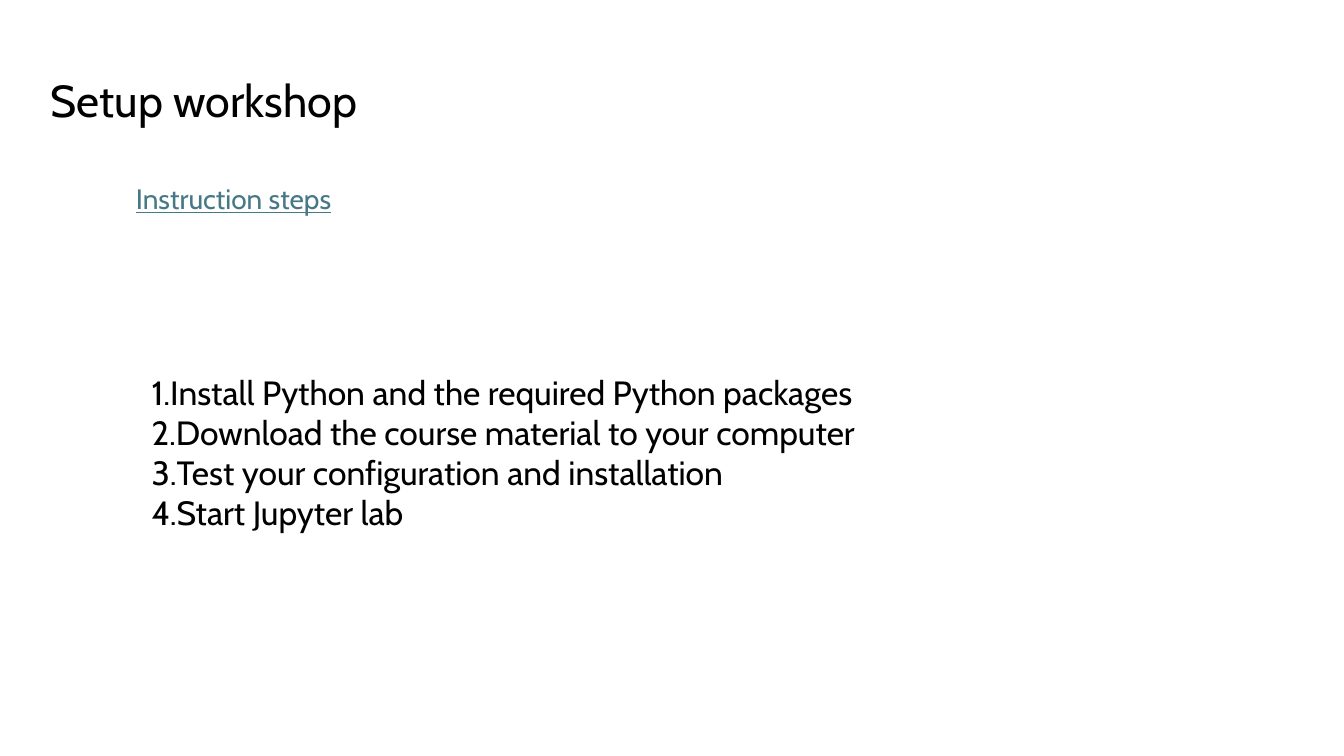
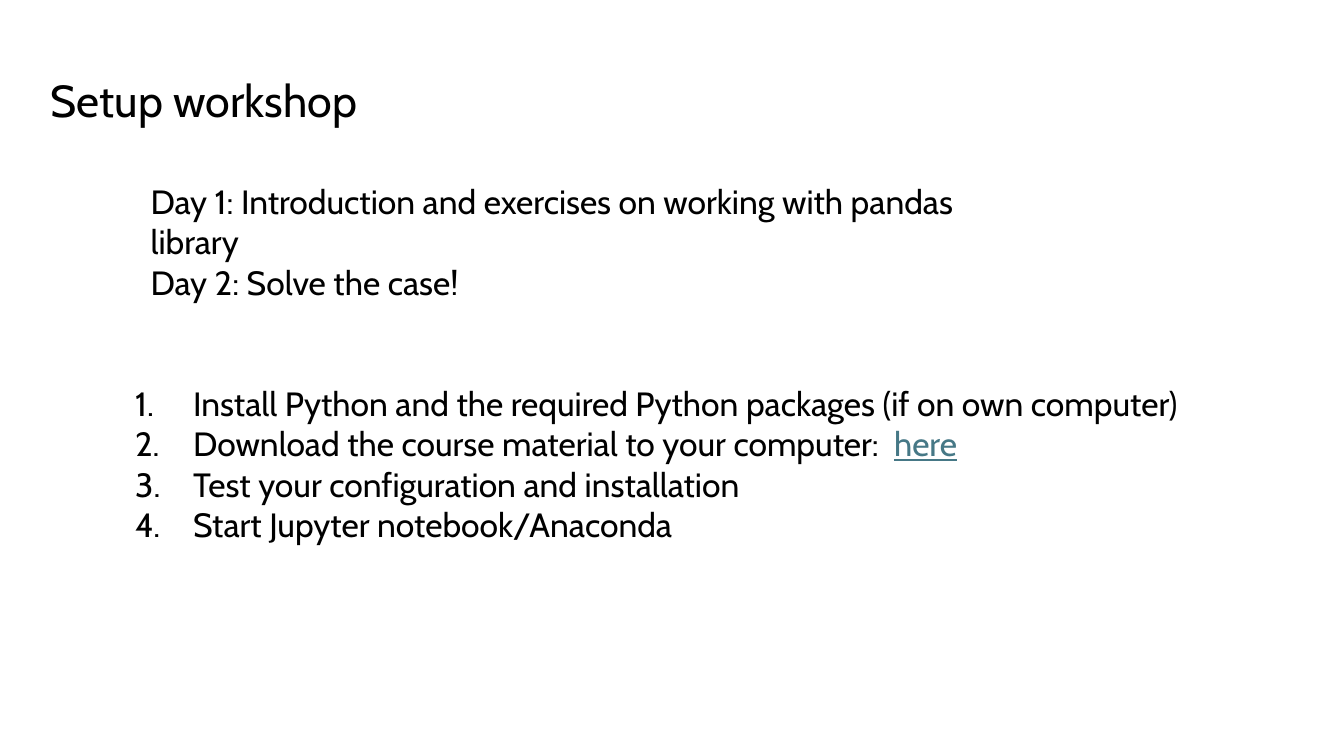
Before and after one commit to simonperneel/DS-python-data-analysis, a slide deck: slide 8 of docs/slides.pptx. Drawn at 1344x756 pixels with LibreOffice and Linux fonts; fonts in the diff are those of the drawing. Boxes give left, top, right and bottom in pixels: in the first picture for what was removed or moved away, otherwise in the second. Text is boxed around its words. In the diff, an @@ line names an element or a change of style, - is before the commit and + after.

Commit message:
Added case data

```diff
--- a/docs/slides.pptx
+++ b/docs/slides.pptx
@@ text removed at (136, 189, 331, 216) @@
-Instruction steps
@@ text added at (151, 188, 953, 303), 24 pt, text #000000 @@
+Day 1: Introduction and exercises on working with pandas library
+Day 2: Solve the case!
@@ text "Install Python and the required ...": place and size @@
-text "Install Python and the required ..." at (152, 379, 854, 533)
+text "Install Python and the required ..." at (193, 390, 1177, 545)
@@ text at (193, 390, 1177, 464): text changed @@
-1. Install Python and the required Python packages
-2. Download the course material to your computer
+1. Install Python and the required Python packages (if on own computer)
+2. Download the course material to your computer: here
@@ text at (193, 471, 740, 505): indent changed @@
@@ text at (193, 511, 672, 545): text changed @@
-4. Start Jupyter lab
+4. Start Jupyter notebook/Anaconda
```
Also in this commit, not shown: 3 other slides changed, 12 other files.
